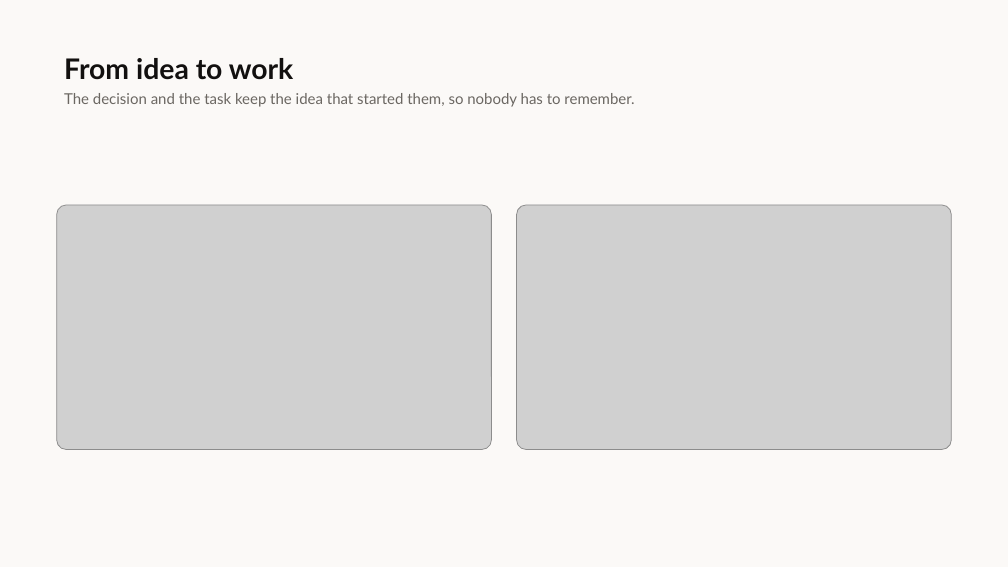
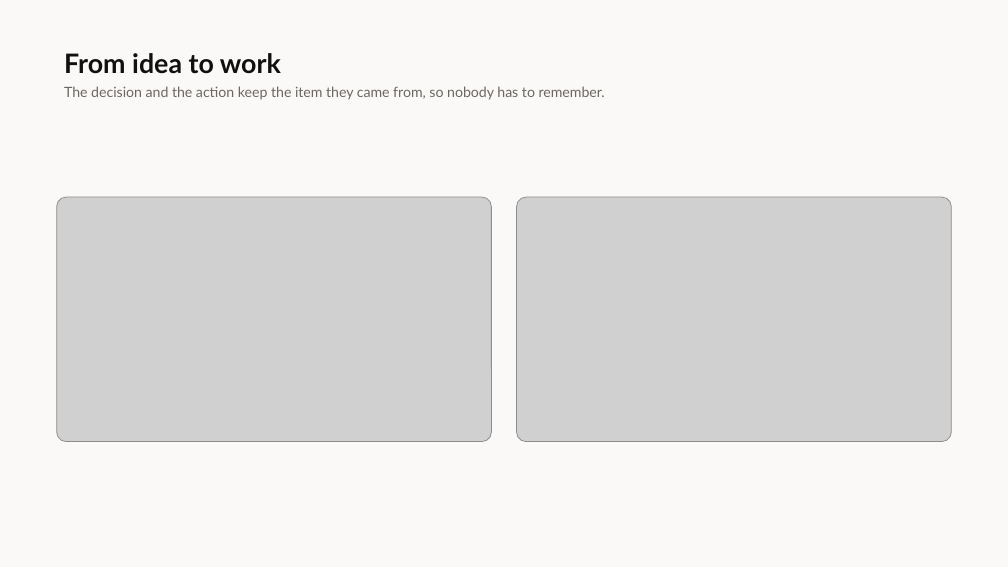
Before and after one commit to Herman-Gathege/Mshikaki-Meetings-App, a slide deck: slide 9 of docs/presentations/Mshikaki-Walkthrough.pptx. Drawn at 1008x567 pixels with LibreOffice and Linux fonts; fonts in the diff are those of the drawing; grey boxes stand for pictures. Boxes give left, top, right and bottom in pixels: in the first picture for what was removed or moved away, otherwise in the second. Text is boxed around its words. In the diff, an @@ line names an element or a change of style, - is before the commit and + after.

```diff
--- a/docs/presentations/Mshikaki-Walkthrough.pptx
+++ b/docs/presentations/Mshikaki-Walkthrough.pptx
@@ text "From idea to work" at (x1=64, y1=53, x2=281, y2=74): size 27 to 25.5 pt @@
@@ text at (x1=64, y1=86, x2=605, y2=100): text changed; size 14.2 to 13.5 pt @@
-The decision and the task keep the idea that started them, so nobody has to remember.
+The decision and the action keep the item they came from, so nobody has to remember.
@@ picture moved from (x1=57, y1=205, x2=492, y2=449) to (x1=57, y1=197, x2=492, y2=442) @@
@@ picture moved from (x1=516, y1=205, x2=951, y2=449) to (x1=516, y1=197, x2=951, y2=442) @@
```
Also in this commit, not shown: 7 other slides changed, 6 slides added, 5 slides removed.
